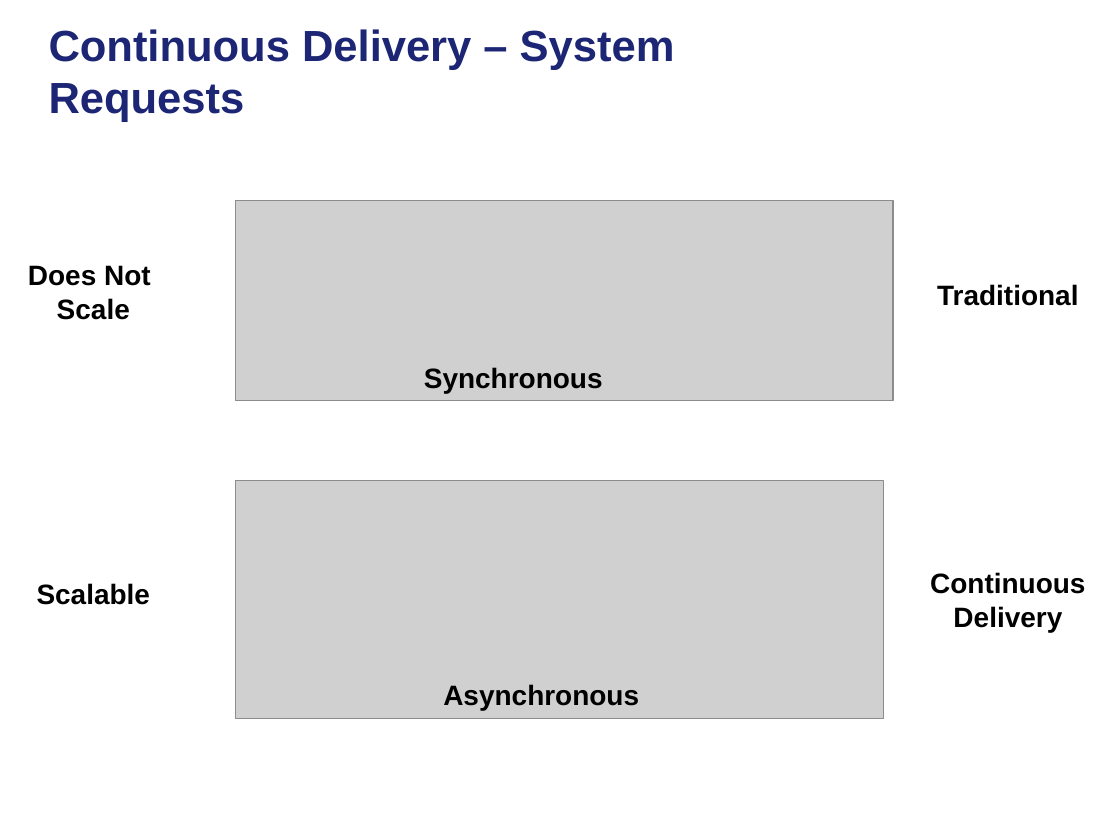
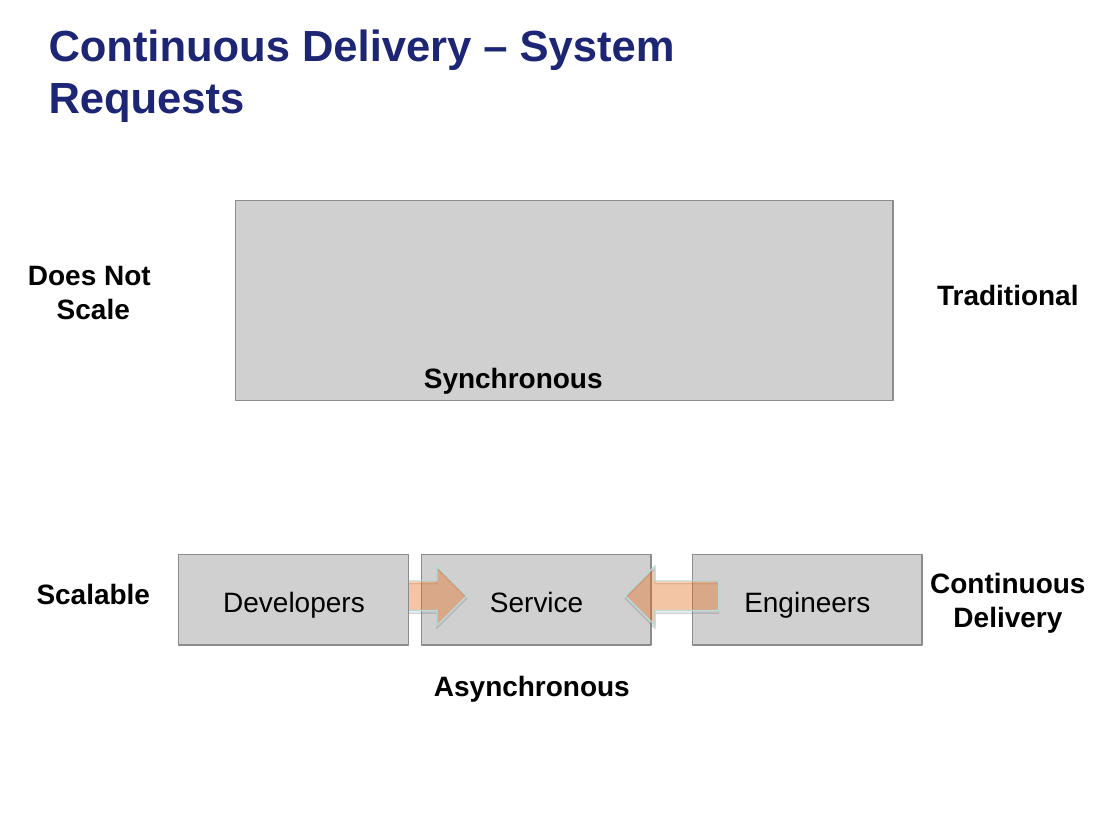
Before and after one commit to NCIP/automation, a slide deck: slide 3 of docs/continuous-delivery-caehr.ppt. Drawn at 1120x840 pixels with LibreOffice and Linux fonts; fonts in the diff are those of the drawing; grey boxes stand for pictures; background and template pictures are left out. Boxes give left, top, right and bottom in pixels: in the first picture for what was removed or moved away, otherwise in the second. Text is boxed around its words. In the diff, an @@ line names an element or a change of style, - is before the commit and + after.

Commit message:
updates
Former-commit-id: eac97a755605a773ea9a55edc6d45f2feefd85fe

```diff
--- a/docs/continuous-delivery-caehr.ppt
+++ b/docs/continuous-delivery-caehr.ppt
@@ picture added at (x1=178, y1=554, x2=408, y2=645) @@
@@ left arrow added at (x1=373, y1=566, x2=466, y2=625), fill #FF6600 at 31% opacity, outline #B6DCDF 0.74 pt @@
@@ picture resized from (x1=236, y1=480, x2=884, y2=718) to (x1=421, y1=554, x2=651, y2=645) @@
@@ left arrow added at (x1=625, y1=566, x2=718, y2=625), fill #FF6600 at 31% opacity, outline #B6DCDF 0.74 pt @@
@@ picture added at (x1=692, y1=554, x2=922, y2=645) @@
@@ text added at (x1=223, y1=591, x2=365, y2=617), 18 pt, text #000000 @@
+Developers
@@ text added at (x1=490, y1=591, x2=583, y2=613), 18 pt, text #000000 @@
+Service
@@ text added at (x1=744, y1=591, x2=870, y2=617), 18 pt, text #000000 @@
+Engineers
@@ text "Asynchronous" moved from (x1=443, y1=684, x2=639, y2=710) to (x1=434, y1=675, x2=630, y2=701) @@
```
